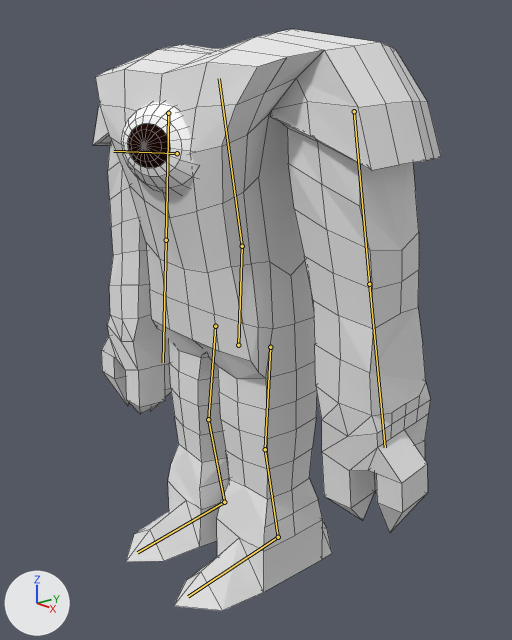
One commit to the Blender file models/enemies/Weak Spotter/Weak Spotter.blend: the scene before it, then after it.
Camera for both pictures: a camera (50 mm lens) standing at (5.28, -4.33, 4.43) and looking at (0.16, -0.05, 2.49). The axes (+X, +Y, +Z) are drawn at lower left. The lights are the same throughout. Both versions are drawn at frame 206 of the action 'ArmatureAction'; the numbers are the values there. The bones that bend it are drawn over the model as lines. Mesh edges are drawn as thin lines.

Names of what the first picture shows: 'Eye Mesh', 'Weak Spotter Mesh'.
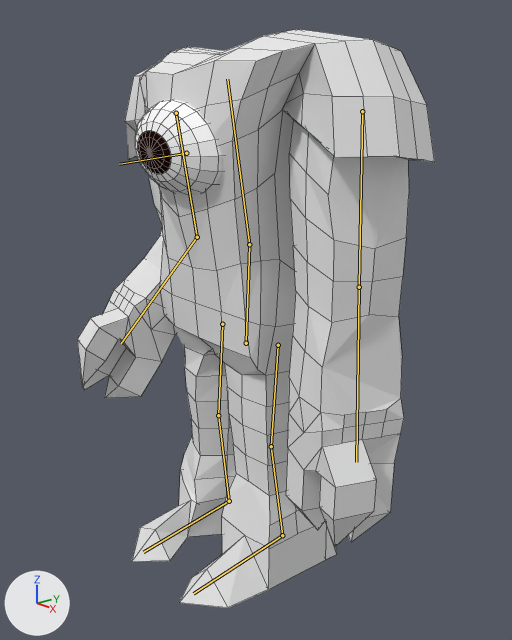
Where the change shows, as pixel boxes [x1, y1, x2, y2] in the pictures (512 x 640 px):
'Weak Spotter Mesh', posed
    before: [93, 29, 441, 611]
    after: [77, 29, 435, 608]
'Eye Mesh', posed
    before: [121, 102, 196, 193]
    after: [135, 99, 222, 195]

The change in detail:
Bone 'Control' (bone_control) moves from (0.0, 0.0, 0.0) to (0.0, -0.1, 0.0).
Bone 'Arm IK.L' (bone_arm_ik_l) moves from (-2.65, -0.2, -3.34) to (-2.65, -0.71, -3.11).
Bone 'Foot IK.L' (bone_foot_ik_l) moves from (0.0, 0.0, 0.0) to (0.0, -0.03, 0.01).
Bone 'Elbow.L' (bone_elbow_l) moves from (-1.11, 0.0, 0.0) to (-1.11, 0.0, -1.32).
Bone 'Knee.L' (bone_knee_l) moves from (0.0, 0.0, 0.0) to (0.0, 0.0, 1.79).
Bone 'Arm IK.R' (bone_arm_ik_r) moves from (2.62, -0.44, -3.03) to (2.62, -1.02, -2.56).
Bone 'Foot IK.R' (bone_foot_ik_r) moves from (0.0, 0.0, 0.0) to (0.0, -0.03, 0.0).
Bone 'Foot IK.R' (bone_foot_ik_r) turns from (0, 0, 0) to (1, 0, 0) degrees about its own x, y and z.
Bone 'Elbow.R' (bone_elbow_r) moves from (0.0, 0.0, 0.0) to (2.88, -1.28, -0.35).
Bone 'Knee.R' (bone_knee_r) moves from (0.0, 0.0, 0.0) to (0.21, 0.06, -1.43).
Bone 'Eye IK' (bone_eye_ik) moves from (-0.12, 1.52, 0.26) to (0.47, 1.52, -0.44).
